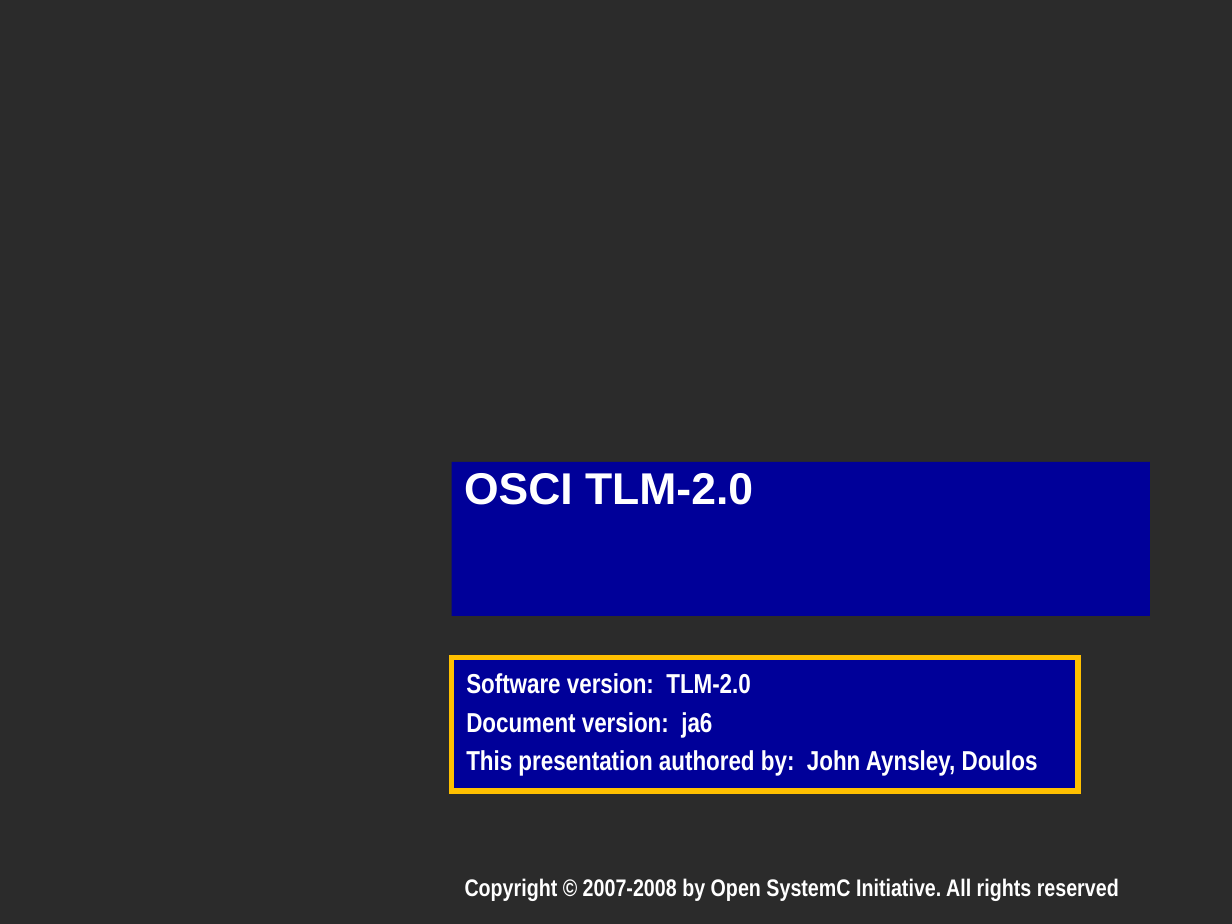
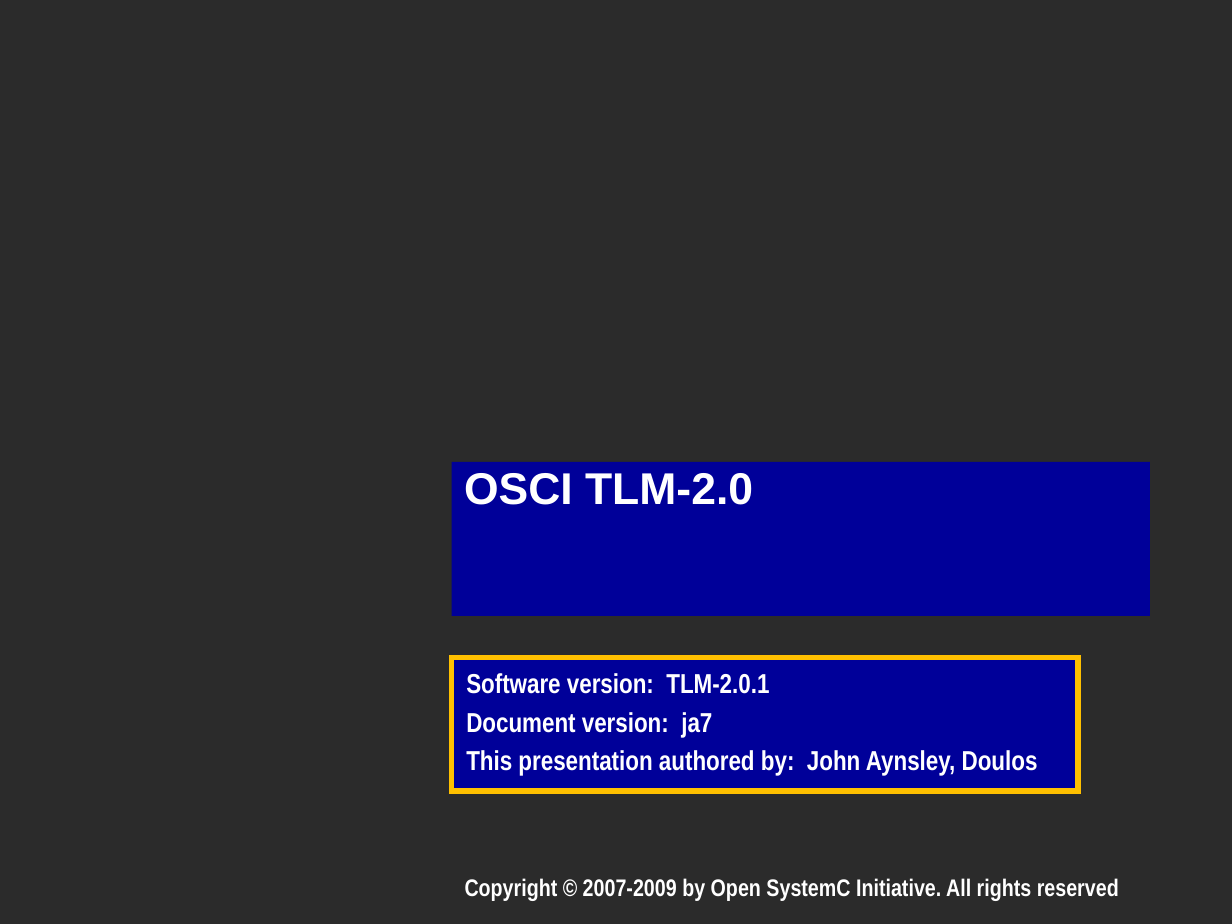
Before and after one commit to accellera-official/systemc, a slide deck: slide 2 of docs/release/TLM_2_0_presentation.ppt. Drawn at 1232x924 pixels with LibreOffice and Linux fonts; fonts in the diff are those of the drawing; background and template pictures are left out; a plain dark background stands for a picture behind light text. Boxes give left, top, right and bottom in pixels: in the first picture for what was removed or moved away, otherwise in the second. Text is boxed around its words. In the diff, an @@ line names an element or a change of style, - is before the commit and + after.

```diff
--- a/docs/release/TLM_2_0_presentation.ppt
+++ b/docs/release/TLM_2_0_presentation.ppt
@@ subtitle at box(466, 673, 769, 737): text changed @@
-Software version: TLM-2.0
-Document version: ja6
+Software version: TLM-2.0.1
+Document version: ja7
@@ text at box(465, 878, 1119, 901): text changed @@
-Copyright © 2007-2008 by Open SystemC Initiative. All rights reserved
+Copyright © 2007-2009 by Open SystemC Initiative. All rights reserved
```
Also in this commit, not shown: 100 other slides changed, 1 other file.
